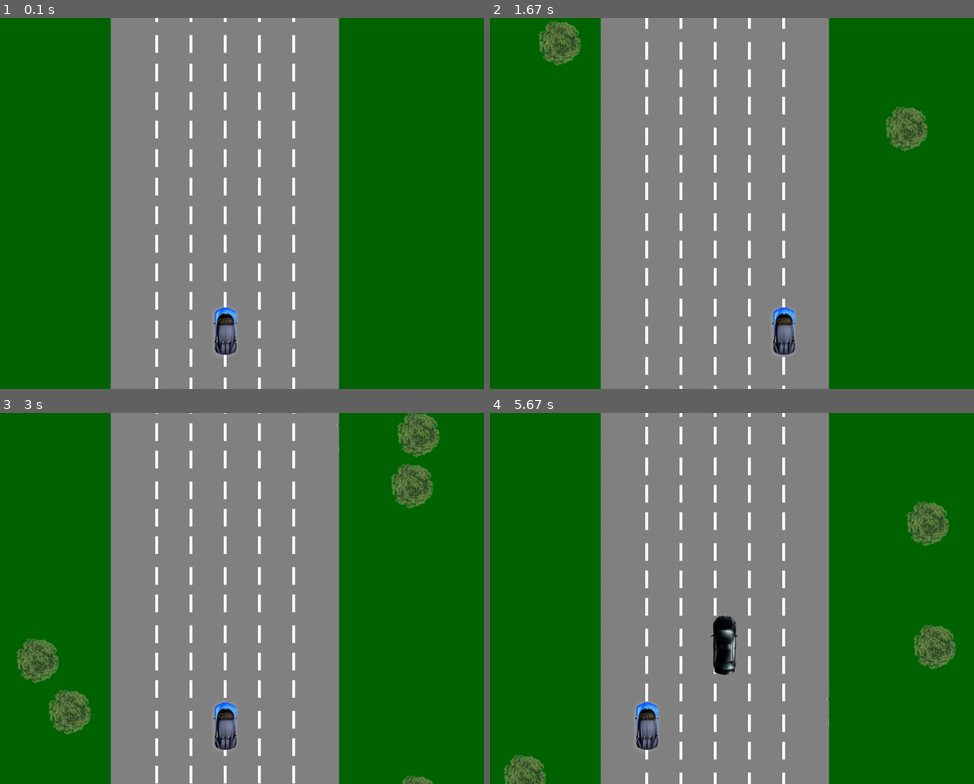
Above: before the commit, frames 1-4 (two rows, left to right).
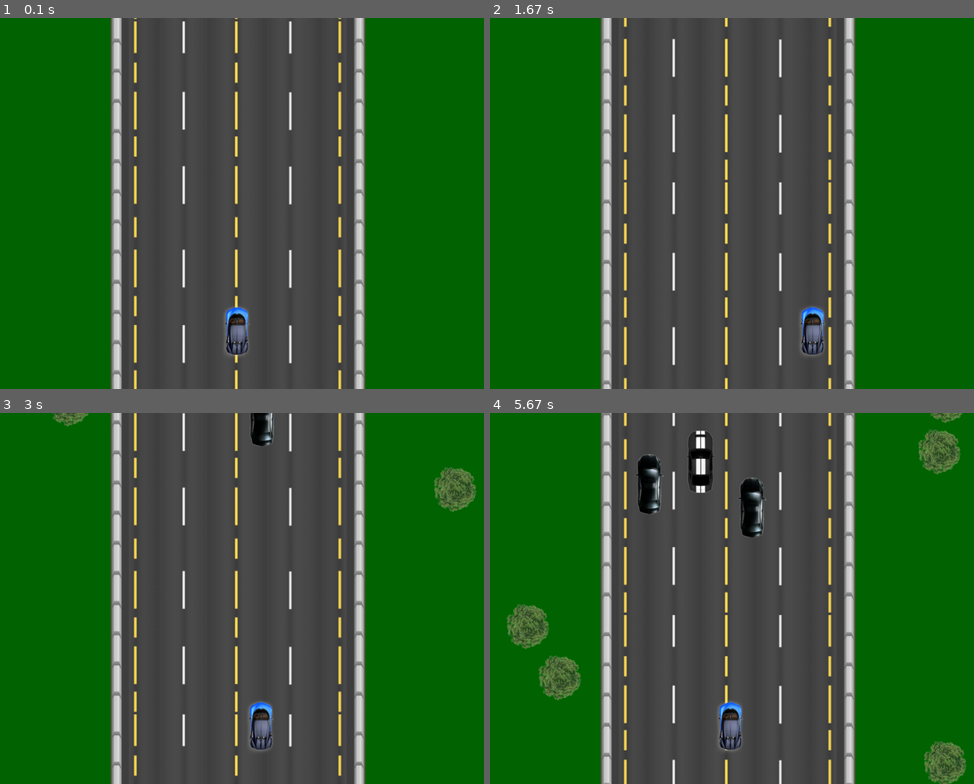
Above: after the commit, the same moments.

Repository: palex08/Home-work-4.5-OOP-PyGame
Game: pygame game, started from main.py
Same seed, same stepped clock (60 frames per second), same inputs: the game is played once before the commit and once after it.
Inputs (mouse positions are in pixels of both pictures, inside the frame that each line leads up to):
- Up to frame 1 (0.1 s): no input
- Up to frame 2 (1.67 s): hold Right 0.33-0.8 s; press the mouse at (635, 207) at 0.87 s; move the mouse to (751, 244) at 0.97 s; release the mouse at (867, 285) at 1.1 s; hold Right 1.17-1.63 s; move the mouse to (586, 147) at 1.2 s
- Up to frame 3 (3 s): hold Left 1.67-2.2 s; hold Left 2.23-2.63 s; hold Right from 2.67 s (still down)
- Up to frame 4 (5.67 s): release Right at 3.3 s; hold Left 3.33-3.8 s; hold Right 3.83-4.3 s; hold Right 4.33-4.8 s; hold Left 4.83-5.37 s; hold Left from 5.4 s (still down)

The runs differ from the first frame. In frame 1, 52% of the frame differs, in the area x 22-76%, y 0-100%; in frame 2, 53%; in frame 3, 56%; in frame 4, 57%, in the area x 2-99%, y 0-100%.

Commit message:
New Road, target collision funktion

Diff:
--- a/main.py
+++ b/main.py
@@ -8,19 +8,19 @@
         self.image = pygame.image.load('img/mycar.png')
         self.road_width = road_width
         self.road_height = road_height
-        self.x = self.road_width // 2 - self.image.get_width() // 2
+        self.x = 470 - self.image.get_width() // 2
         self.y = self.road_height - 150
         self.speed = speed  # Скорость перемещения машины
 
-    def draw(self, field_surface):
-        field_surface.blit(self.image, (self.x, self.y))
+    def draw(self, screen):
+        screen.blit(self.image, (self.x, self.y))
 
     def move_left(self):
-        if self.x - self.speed - 50 >= 0:
+        if self.x - self.speed >= 290:
             self.x -= self.speed
 
     def move_right(self):
-        if self.x + self.speed <= self.road_width - self.image.get_width() - 50:
+        if self.x + self.speed <= 650 - self.image.get_width():
             self.x += self.speed
 
 
@@ -31,7 +31,7 @@
         self.image = pygame.image.load('img/tree.png')
         self.speed = speed
         self.side_tree = random.choice([(0, self.SCREEN_WIDTH - 1030),
-                                        (self.SCREEN_WIDTH - 550, self.SCREEN_WIDTH - 380)])
+                                        (self.SCREEN_WIDTH - 500, self.SCREEN_WIDTH - 300)])
         self.x = random.randint(self.side_tree[0], self.side_tree[1])
         self.y = 0 - self.image.get_height()
         trees_list.append(self)
@@ -46,71 +46,60 @@
 
 
 class Road:
-    def __init__(self, road_width, road_height, speed=6):
-        self.road_width = road_width
-        self.road_height = road_height + 50
+    def __init__(self, SCREEN_WIDTH, SCREEN_HEIGHT, speed=6):
+        self.SCREEN_WIDTH = SCREEN_WIDTH
+        self.SCREEN_HEIGHT = SCREEN_HEIGHT
+        self.road_image = pygame.image.load("img/road.png")
+        self.x = 250
+        self.y = 0
         self.speed = speed
-        self.lane_width = 60
-        self.line_length = 30
-        self.line_spacing = 20
-        self.lanes = 6
-        self.lines = []
-        self.initialize_lines()
-
-    def initialize_lines(self):
-        self.lines = []
-        for lane in range(1, self.lanes):
-            x = (self.road_width // 2 - (self.lane_width * self.lanes // 2)) + lane * self.lane_width
-            for y in range(0, self.road_height, self.line_length + self.line_spacing):
-                self.lines.append((x, y))
 
     def update(self):
-        for i in range(len(self.lines)):
-            x, y = self.lines[i]
-            y += self.speed
-            if y > self.road_height - self.line_length:
-                y = -self.line_length
-            self.lines[i] = (x, y)
+        self.y += self.speed
+        if self.y + self.road_image.get_height() > self.SCREEN_HEIGHT:
+            self.y = -self.road_image.get_height()
 
-    def draw(self, road_surface):
-        for x, y in self.lines:
-            pygame.draw.line(road_surface, (255, 255, 255), (x, y), (x, y + self.line_length), 5)
+    def draw(self, screen):
+        screen.blit(self.road_image, (self.x, self.y))
+        screen.blit(self.road_image, (self.x, self.y + self.road_image.get_height()))
 
 
 class Target:
-    def __init__(self, road_width, road_height, lanes, speed=3):
+    def __init__(self, SCREEN_WIDTH, SCREEN_HEIGHT):
+        self.SCREEN_WIDTH = SCREEN_WIDTH
+        self.SCREEN_HEIGHT = SCREEN_HEIGHT
         self.images = ['img/car1.png', 'img/car2.png', 'img/car3.png']
         self.image = pygame.image.load(random.choice(self.images))
-        self.road_width = road_width
-        self.road_height = road_height
-        self.x = random.randint(0, road_width - self.image.get_width())
+        self.x = random.choice([310, 400, 490, 585])
         self.y = 0 - self.image.get_height()
-        self.lanes = lanes
-        self.speed = speed
-        self.lane_width = self.road_width // self.lanes
+        self.speed = random.randint(2, 5)
+        self.rect = self.image.get_rect(topleft=(self.x, self.y))
         target_list.append(self)
-
-
 
     def update(self):
         self.y += self.speed
-        if self.y > self.road_height:
+        self.rect.topleft = (self.x, self.y)
+        if self.y > self.SCREEN_HEIGHT:
             target_list.remove(self)
 
-    def draw(self, field_surface):
-        field_surface.blit(self.image, (self.x, self.y))
+    def draw(self, screen):
+        screen.blit(self.image, (self.x, self.y))
+
+    def check_collision(self, other):
+        return self.rect.colliderect(other.rect)
 
 
 trees_list = []
 target_list = []
 
+
 def main():
-    time = 60
+    target_time = 60
+    tree_time = 60
     SCREEN_WIDTH = 1200
     SCREEN_HEIGHT = 650
 
-    road_width, road_height = 400, 650
-    lanes = 6  # Number of lanes on the road
+    road_width, road_height = 446, 650
     pygame.init()
 
     screen = pygame.display.set_mode((SCREEN_WIDTH, SCREEN_HEIGHT))
@@ -118,20 +107,23 @@
     icon = pygame.image.load("img/icon.jpg")
     pygame.display.set_icon(icon)
 
-    field_surface = pygame.Surface((road_width, road_height))
-    field_rect = field_surface.get_rect(topleft=(250, 0))
-
     clock = pygame.time.Clock()
     game_running = True
-    road = Road(road_width, road_height)
+    road = Road(SCREEN_WIDTH, SCREEN_HEIGHT)
     mycar = MyCar(road_width, road_height)
 
+    def can_spawn_target(x):
+        count = sum(1 for target in target_list if target.x == x and target.y < 300)
+        return count < 1
+
     while game_running:
-        delta_time = clock.tick(60)
+        delta_time = clock.tick(30)
 
         for event in pygame.event.get():
             if event.type == pygame.QUIT:
                 game_running = False
+            if event.type == pygame.MOUSEBUTTONUP:
+                print(pygame.mouse.get_pos())
 
         # Обработка нажатий клавиш
         keys = pygame.key.get_pressed()
@@ -141,33 +133,46 @@
             mycar.move_right()
 
         screen.fill('DarkGreen')
-        field_surface.fill('grey51')
 
-        if time == 0:
+        if tree_time == 0:
             tree = Trees(SCREEN_WIDTH, SCREEN_HEIGHT)
-            taeget = Target(SCREEN_WIDTH, SCREEN_HEIGHT, lanes)
-            time = random.randint(10, 60)
+            tree_time = random.randint(10, 60)
         else:
-            time -= 1
+            tree_time -= 1
+
+        if target_time == 0:
+            possible_x_positions = [310, 400, 490, 585]
+            random.shuffle(possible_x_positions)
+            for x in possible_x_positions:
+                if can_spawn_target(x):
+                    target = Target(SCREEN_WIDTH, SCREEN_HEIGHT)
+                    target.x = x
+                    target.rect.topleft = (target.x, target.y)
+                    break
+            target_time = random.randint(30, 60)
+        else:
+            target_time -= 1
+
+        road.update()
+        road.draw(screen)
 
         for target in target_list:
             target.update()
+            target.draw(screen)
+
+        for i in range(len(target_list)):
+            for j in range(i + 1, len(target_list)):
+                if target_list[i].check_collision(target_list[j]):
+                    target_list[i].speed = 4
+                    target_list[j].speed = 3
+
         for trees in trees_list:
             trees.update()
-        road.update()
+            trees.draw(screen)
 
-        road.draw(field_surface)
+        mycar.draw(screen)
 
-        for trees in trees_list:
-            trees.draw(screen)
-        mycar.draw(field_surface)
-
-        for target in target_list:
-            target.draw(field_surface)
-
-        screen.blit(field_surface, field_rect.topleft)
-
-        pygame.display.flip()
+        pygame.display.update()
 
     pygame.quit()
     sys.exit()
Binary file added: img/road.png
